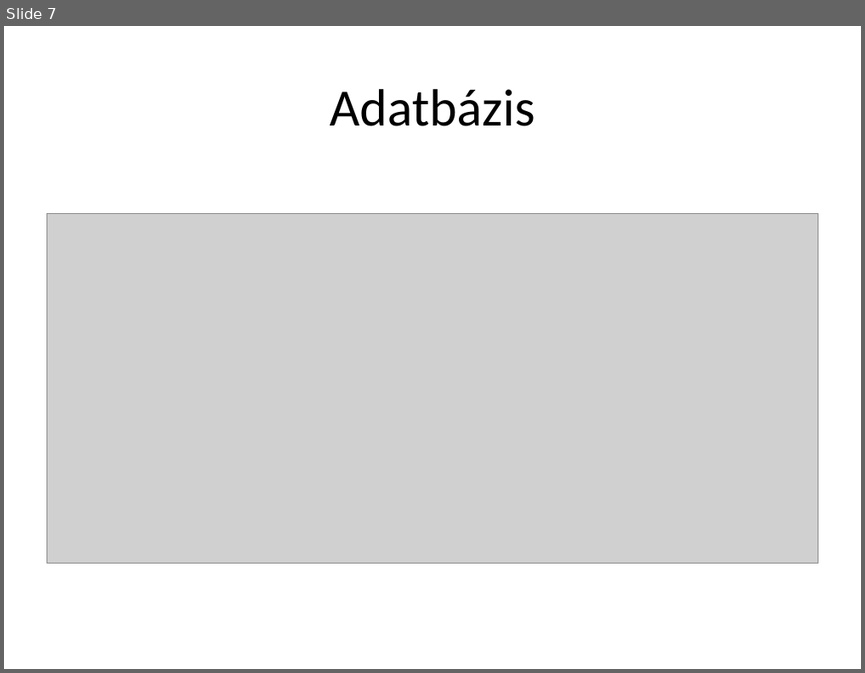
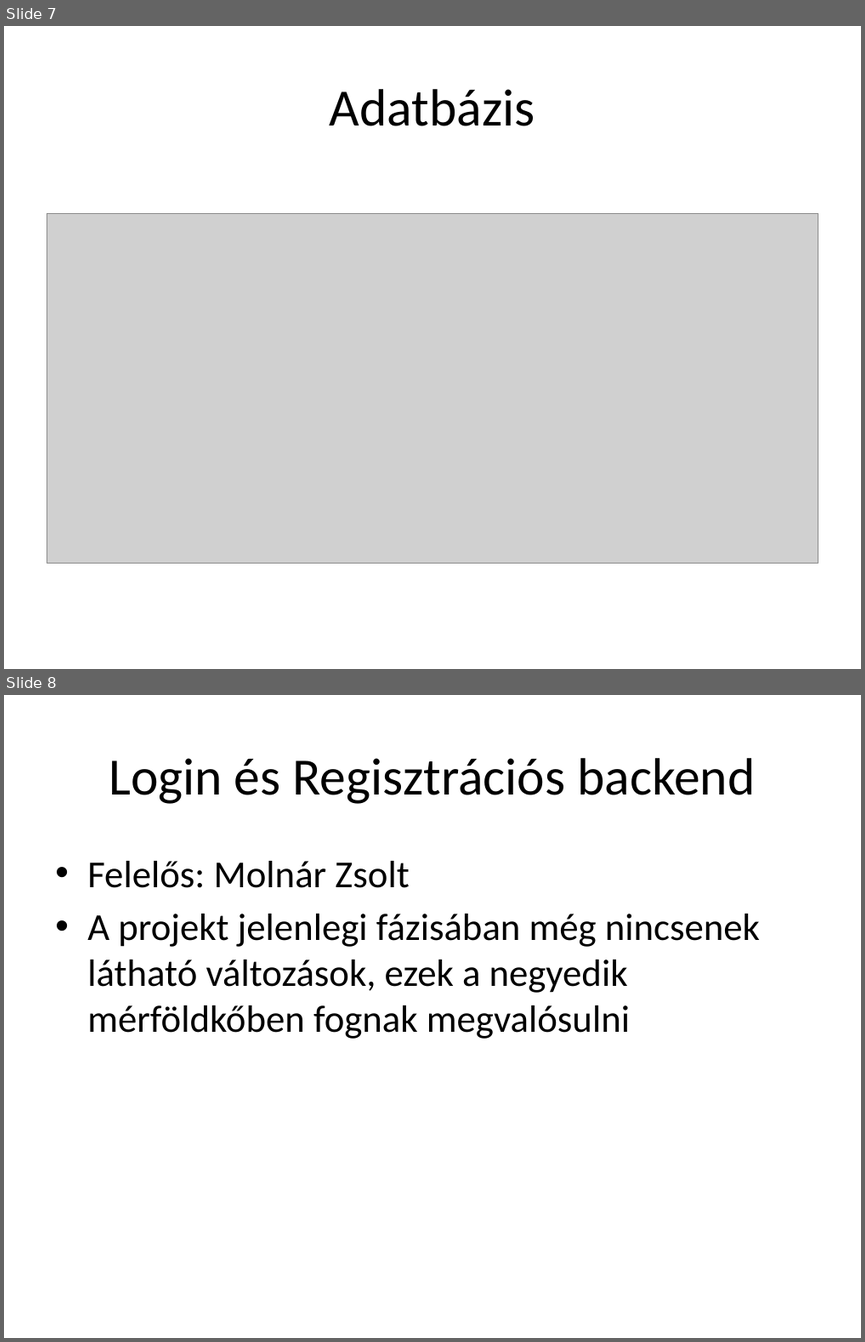
Before and after one commit to peszabolcs/ByteBites-projekt, a slide deck: Mérföldkő jelentések/M3/harmadik_merfoldko_prezentacio.pptx. Shown one above the other, each under a label of ours: slide 7 before the commit, slides 7 and 8 after it. The pictures are 865x673 and 865x1342 pixels, drawn with LibreOffice and Linux fonts; fonts in the diff are those of the drawing; grey boxes stand for pictures. Boxes give left, top, right and bottom in pixels: in the first picture for what was removed or moved away, otherwise in the second. Text is boxed around its words. In the diff, an @@ line names an element or a change of style, - is before the commit and + after.

Commit message:
Prezentáció frissítése

```diff
--- a/Mérföldkő jelentések/M3/harmadik_merfoldko_prezentacio.pptx
+++ b/Mérföldkő jelentések/M3/harmadik_merfoldko_prezentacio.pptx
@@ slide 8 added at bbox=[4, 695, 861, 1338], background #FFFFFF @@
@@ title added at bbox=[109, 758, 755, 804], 44 pt, text #000000 @@
+Login és Regisztrációs backend
@@ text added at bbox=[87, 861, 760, 1038], 32 pt, text #000000 @@
+• Felelős: Molnár Zsolt
+• A projekt jelenlegi fázisában még nincsenek látható változások, ezek a negyedik mérföldkőben fognak megvalósulni
```
